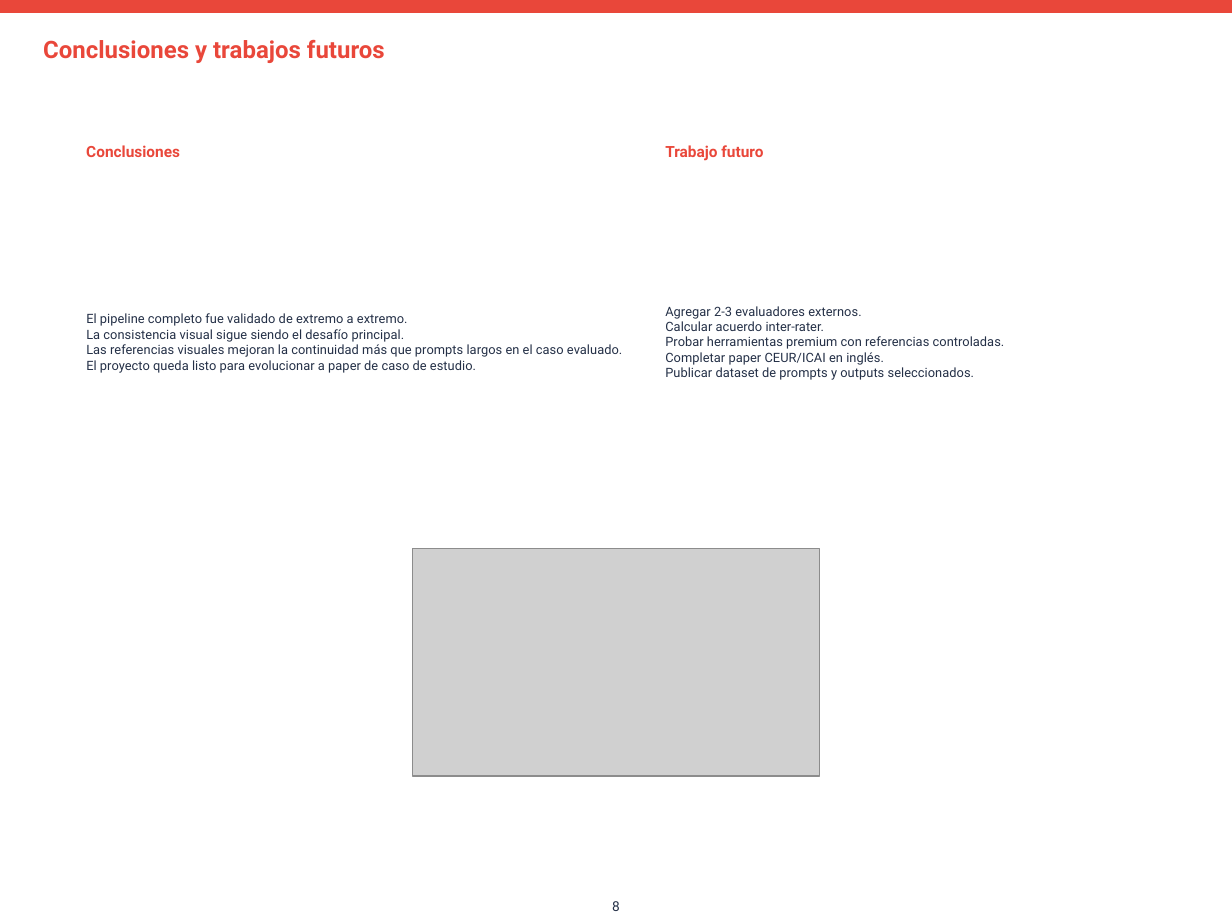
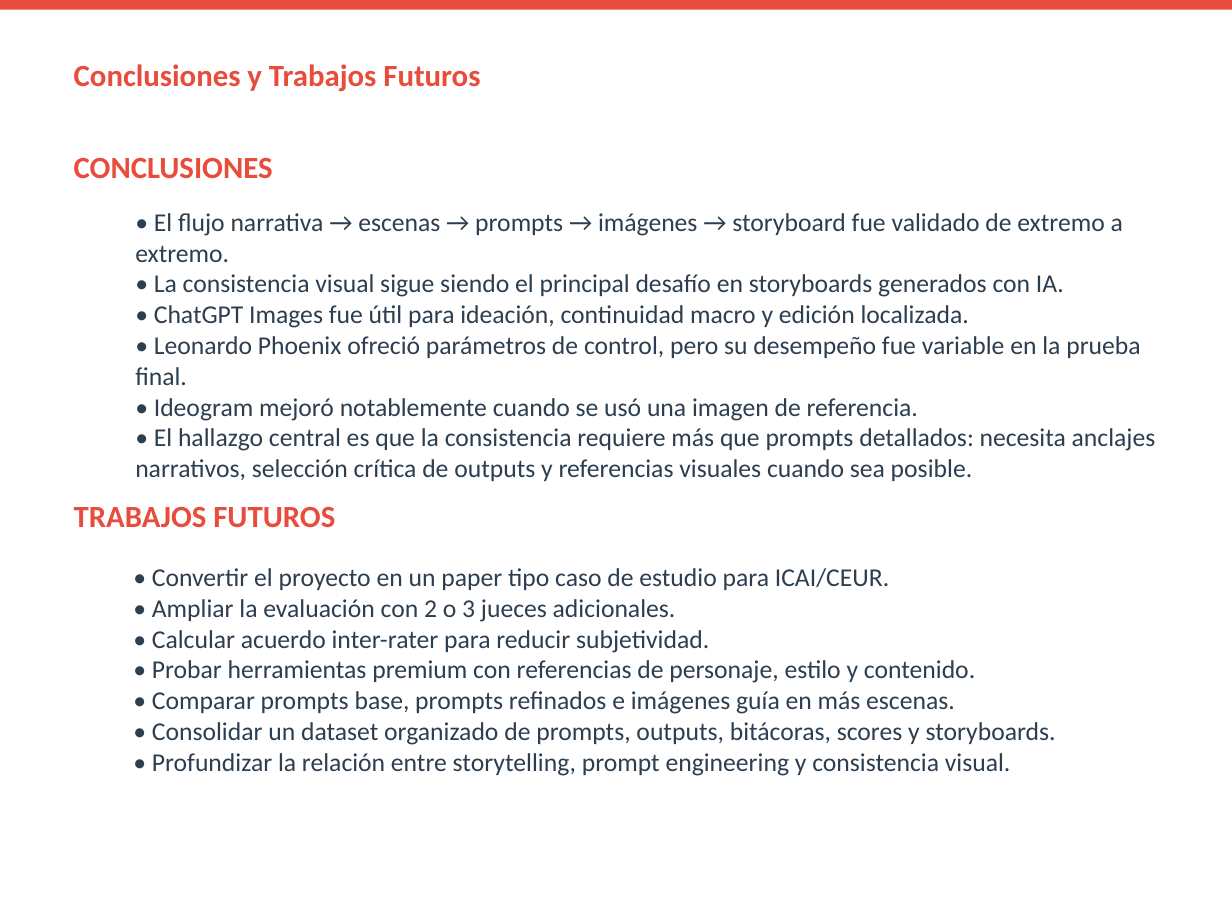
Before and after one commit to Julangar/multimedia-ia-storytelling-2026-1, a slide deck: slide 8 of docs/08_poster/Poster_GI-II_2026-1_Julian_Garcia.pptx. Drawn at 1232x924 pixels with LibreOffice and Linux fonts; fonts in the diff are those of the drawing; grey boxes stand for pictures. Boxes give left, top, right and bottom in pixels: in the first picture for what was removed or moved away, otherwise in the second. Text is boxed around its words. In the diff, an @@ line names an element or a change of style, - is before the commit and + after.

```diff
--- a/docs/08_poster/Poster_GI-II_2026-1_Julian_Garcia.pptx
+++ b/docs/08_poster/Poster_GI-II_2026-1_Julian_Garcia.pptx
@@ rectangle at (0,0,1232,10): fill #E9473A to #E74C3C; outline #E9473A 1 pt to none @@
@@ text at (74,64,480,91): text changed; size 14 to 18 pt; font Roboto to Calibri; text colour #E9473A to #E74C3C @@
-Conclusiones y trabajos futuros
+Conclusiones y Trabajos Futuros
@@ text removed at (665,145,763,161) @@
-Trabajo futuro
@@ text at (74,158,273,179): text changed; size 9 to 18 pt; font Roboto to Calibri; text colour #E9473A to #E74C3C @@
-Conclusiones
+CONCLUSIONES
@@ text added at (135,213,1156,481), 15 pt, text #2C3E50 @@
+• El flujo narrativa → escenas → prompts → imágenes → storyboard fue validado de extremo a extremo.
+• La consistencia visual sigue siendo el principal desafío en storyboards generados con IA.
+• ChatGPT Images fue útil para ideación, continuidad macro y edición localizada.
+• Leonardo Phoenix ofreció parámetros de control, pero su desempeño fue variable en la prueba final.
+• Ideogram mejoró notablemente cuando se usó una imagen de referencia.
+• El hallazgo central es que la consistencia requiere más que prompts detallados: necesita anclajes narrativos, selección crítica de outputs y referencias visuales cuando sea posible.
@@ text removed at (86,313,622,373) @@
-El pipeline completo fue validado de extremo a extremo.
-La consistencia visual sigue siendo el desafío principal.
-Las referencias visuales mejoran la continuidad más que prompts largos en el caso evaluado.
-El proyecto queda listo para evolucionar a paper de caso de estudio.
@@ text removed at (665,306,1005,380) @@
-Agregar 2-3 evaluadores externos.
-Calcular acuerdo inter-rater.
-Probar herramientas premium con referencias controladas.
-Completar paper CEUR/ICAI en inglés.
-Publicar dataset de prompts y outputs seleccionados.
@@ text added at (74,507,335,528), 18 pt, text #E74C3C, bold @@
+TRABAJOS FUTUROS
@@ text added at (152,568,1056,776), 15 pt, text #2C3E50 @@
+• Convertir el proyecto en un paper tipo caso de estudio para ICAI/CEUR.
+• Ampliar la evaluación con 2 o 3 jueces adicionales.
+• Calcular acuerdo inter-rater para reducir subjetividad.
+• Probar herramientas premium con referencias de personaje, estilo y contenido.
+• Comparar prompts base, prompts refinados e imágenes guía en más escenas.
+• Consolidar un dataset organizado de prompts, outputs, bitácoras, scores y storyboards.
+• Profundizar la relación entre storytelling, prompt engineering y consistencia visual.
@@ picture removed at (413,548,819,776) @@
@@ text removed at (612,901,620,911) @@
-8
```
Also in this commit, not shown: 6 other slides changed, 2 slides added, 2 slides removed, 2 other files.
